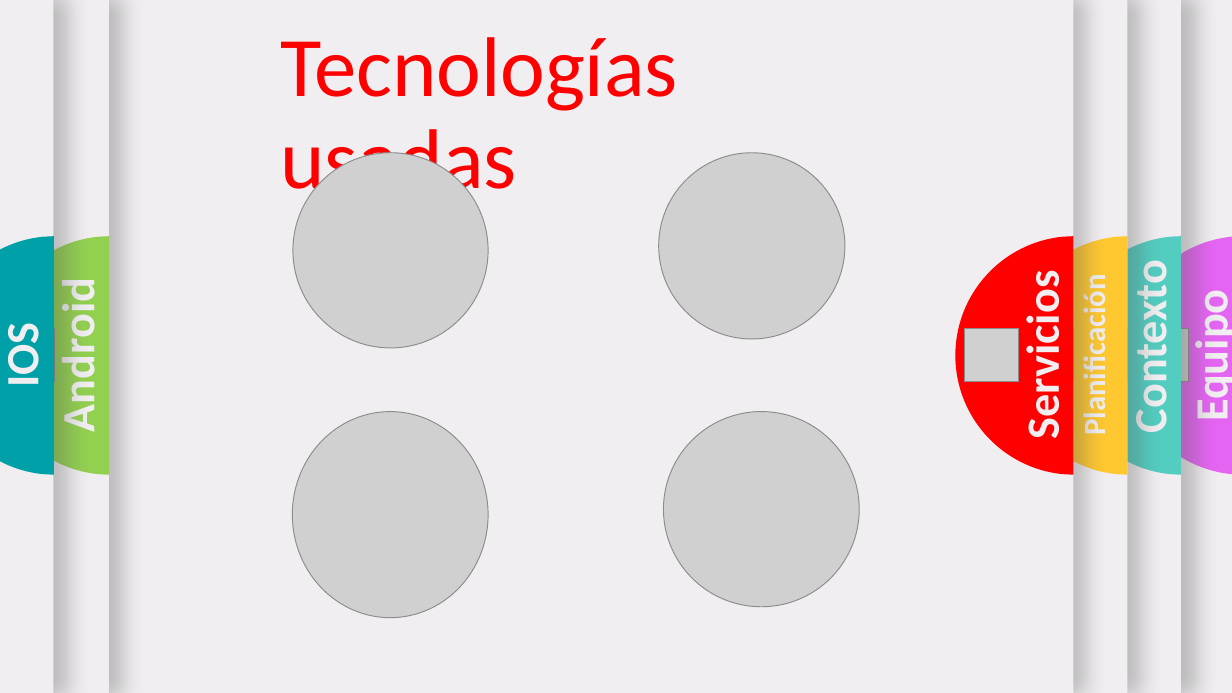
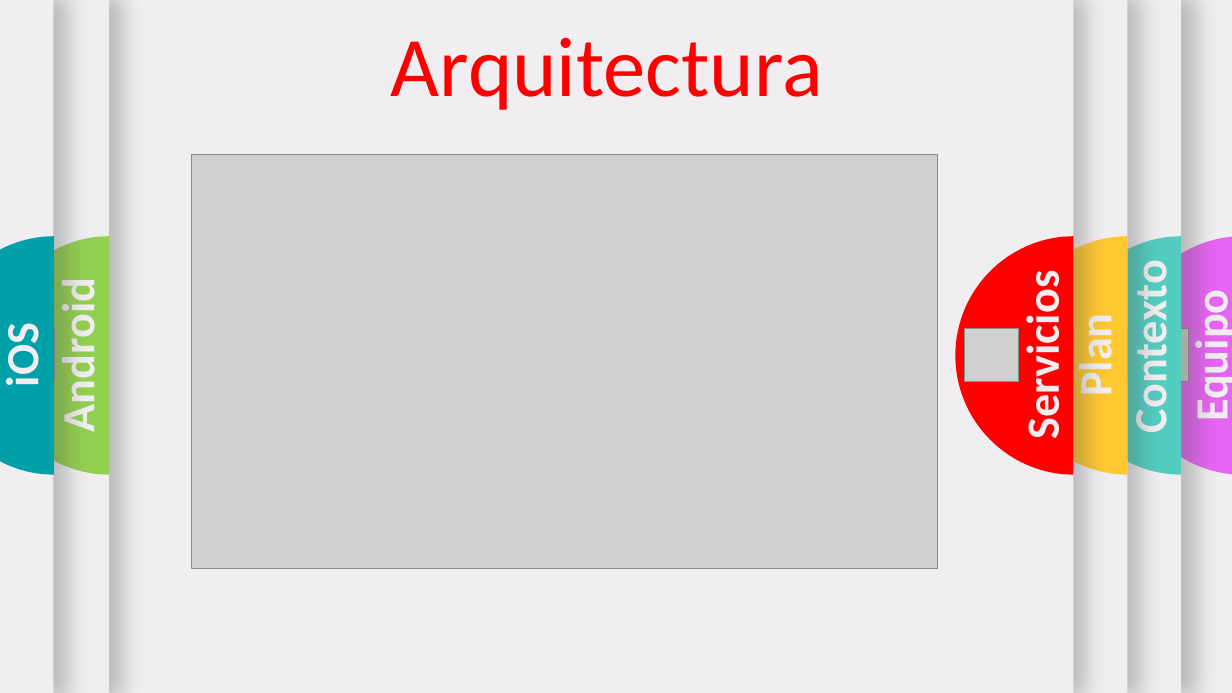
Before and after one commit to RaizrNs3/Presentaci-n, a slide deck: slide 8 of Template con trancisiones.pptx (slide 9 before the commit). Drawn at 1232x693 pixels with LibreOffice and Linux fonts; fonts in the diff are those of the drawing; grey boxes stand for pictures; background and template pictures are left out. Boxes give left, top, right and bottom in pixels: in the first picture for what was removed or moved away, otherwise in the second. Text is boxed around its words. In the diff, an @@ line names an element or a change of style, - is before the commit and + after.

```diff
--- a/Template con trancisiones.pptx
+++ b/Template con trancisiones.pptx
@@ text at box(391, 37, 823, 110): text changed @@
-Tecnologías usadas
+Arquitectura
@@ picture added at box(191, 155, 938, 569) @@
@@ picture removed at box(293, 152, 488, 348) @@
@@ picture removed at box(659, 152, 846, 339) @@
@@ text at box(0, 329, 50, 385): text changed @@
-IOS
+iOS
@@ text at box(1067, 321, 1123, 394): text changed; size 24 to 36 pt @@
-Planificación
+Plan
@@ picture removed at box(292, 411, 488, 617) @@
@@ picture removed at box(664, 411, 860, 606) @@
```
Also in this commit, not shown: 11 other slides changed, 3 slides added.
